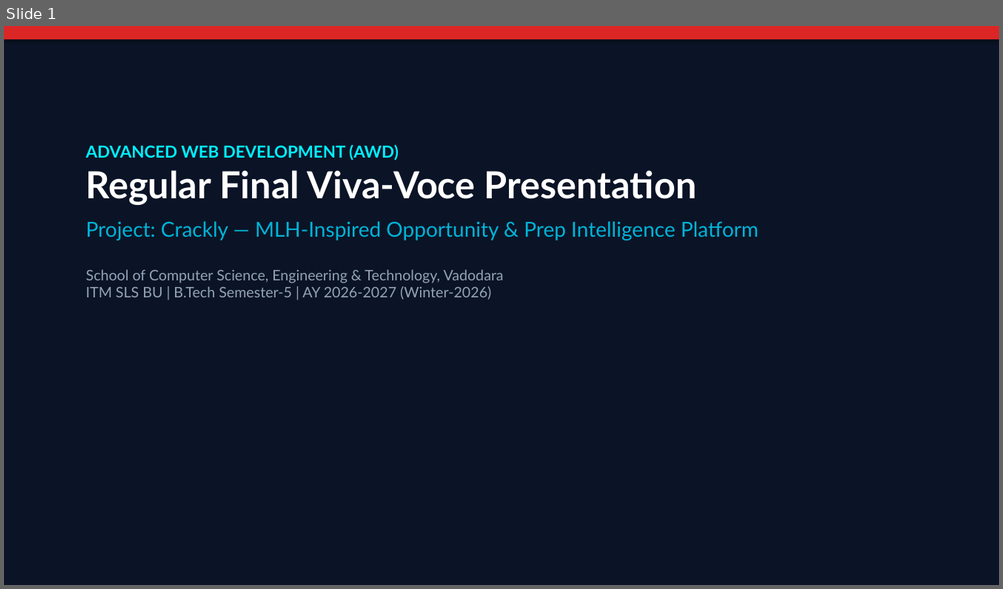
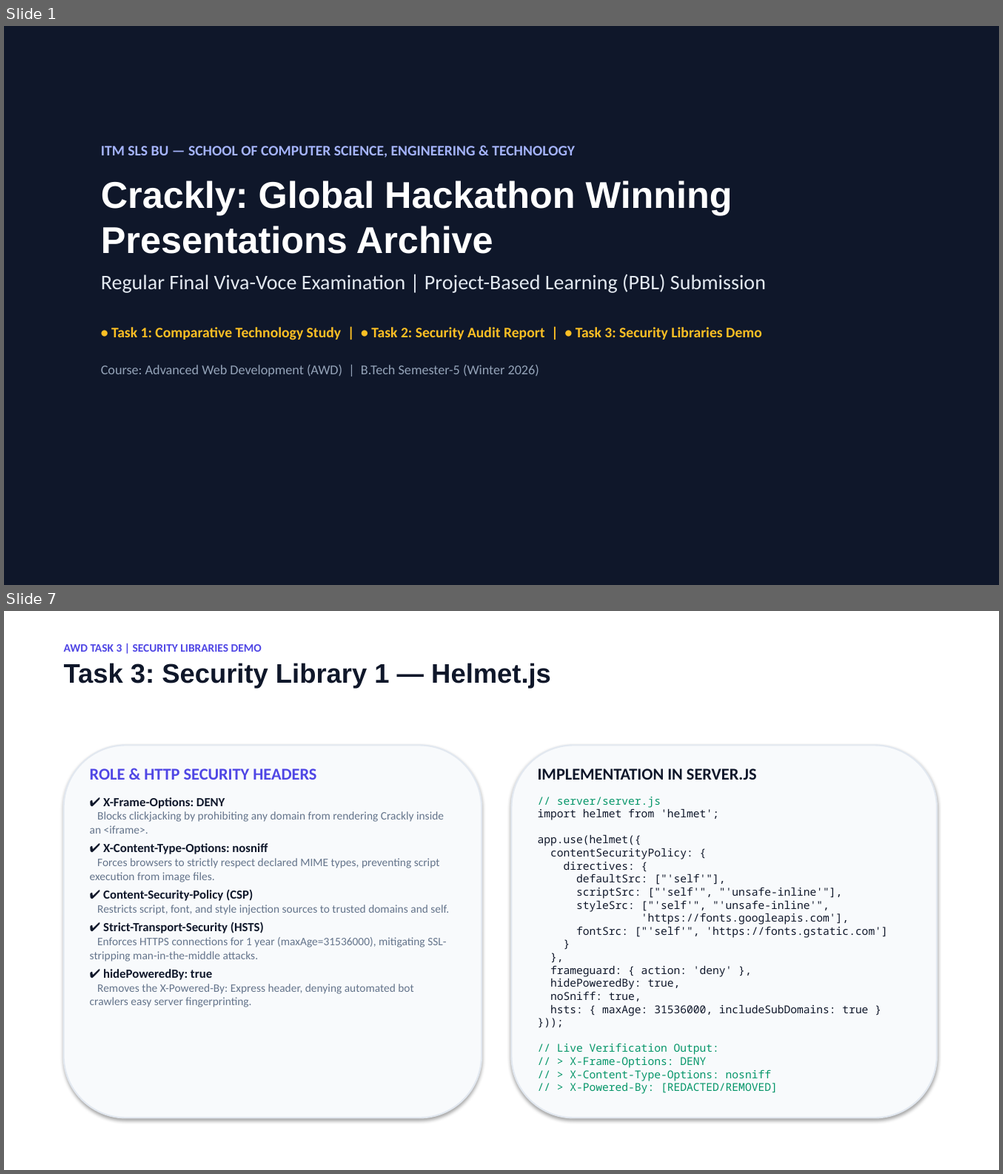
Before and after one commit to ToshalTrivedi/AWD_Project-, a slide deck: docs/AWD_Final_Viva_Presentation_Crackly.pptx. Shown one above the other, each under a label of ours: slide 1 before the commit, slides 1 and 7 after it; the slides between them are not shown. The pictures are 1003x589 and 1003x1174 pixels, drawn with LibreOffice and Linux fonts; fonts in the diff are those of the drawing. Boxes give left, top, right and bottom in pixels: in the first picture for what was removed or moved away, otherwise in the second. Text is boxed around its words. In the diff, an @@ line names an element or a change of style, - is before the commit and + after.

Commit message:
feat(crackly): streamline codebase, update brand favicon, and add AWD viva-voce deliverables (PPT, reports, test suite)

```diff
--- a/docs/AWD_Final_Viva_Presentation_Crackly.pptx
+++ b/docs/AWD_Final_Viva_Presentation_Crackly.pptx
@@ slide 7 added at (4, 611, 999, 1170), background #FFFFFF @@
@@ text added at (64, 644, 551, 689), 26 pt, text #0F172A, bold @@
+AWD TASK 3 | SECURITY LIBRARIES DEMO
+Task 3: Security Library 1 — Helmet.js
@@ rounded rectangle added at (64, 745, 481, 1119), fill #F8FAFC, outline #E2E8F0 1.5 pt @@
@@ rounded rectangle added at (512, 745, 936, 1119), fill #F8FAFC, outline #E2E8F0 1.5 pt @@
@@ text added at (90, 769, 449, 1008), 11 pt, text #64748B @@
+ROLE & HTTP SECURITY HEADERS
+✔ X-Frame-Options: DENY
+Blocks clickjacking by prohibiting any domain from rendering Crackly inside an <iframe>.
+✔ X-Content-Type-Options: nosniff
+Forces browsers to strictly respect declared MIME types, preventing script execution from image files.
+✔ Content-Security-Policy (CSP)
+Restricts script, font, and style injection sources to trusted domains and self.
+✔ Strict-Transport-Security (HSTS)
+Enforces HTTPS connections for 1 year (maxAge=31536000), mitigating SSL-stripping man-in-the-middle attacks.
+✔ hidePoweredBy: true
+Removes the X-Powered-By: Express header, denying automated bot crawlers easy server fingerprinting.
@@ text added at (538, 769, 887, 1094), 10.5 pt, text #0F172A @@
+IMPLEMENTATION IN SERVER.JS
+// server/server.js
+import helmet from 'helmet';
+app.use(helmet({
+contentSecurityPolicy: {
+directives: {
+defaultSrc: ["'self'"],
+scriptSrc: ["'self'", "'unsafe-inline'"],
+styleSrc: ["'self'", "'unsafe-inline'",
+'https://fonts.googleapis.com'],
+fontSrc: ["'self'", 'https://fonts.gstatic.com']
+}
+},
+frameguard: { action: 'deny' },
+hidePoweredBy: true,
+noSniff: true,
+hsts: { maxAge: 31536000, includeSubDomains: true }
+}));
+// Live Verification Output:
+// > X-Frame-Options: DENY
+// > X-Content-Type-Options: nosniff
+// > X-Powered-By: [REDACTED/REMOVED]
@@ slide 1 changed as well @@
@@ rectangle at (4, 26, 999, 585): fill #0B1426 to #0F172A @@
@@ rectangle removed at (4, 26, 999, 39) @@
@@ text at (101, 146, 765, 377): text changed; font Lato to Calibri; text colour #94A3B8 to #FBBF24; bold on @@
-ADVANCED WEB DEVELOPMENT (AWD)
-Regular Final Viva-Voce Presentation
-Project: Crackly — MLH-Inspired Opportunity & Prep Intelligence Platform
-School of Computer Science, Engineering & Technology, Vadodara
-ITM SLS BU | B.Tech Semester-5 | AY 2026-2027 (Winter-2026)
+ITM SLS BU — SCHOOL OF COMPUTER SCIENCE, ENGINEERING & TECHNOLOGY
+Crackly: Global Hackathon Winning Presentations Archive
+Regular Final Viva-Voce Examination | Project-Based Learning (PBL) Submission
+• Task 1: Comparative Technology Study | • Task 2: Security Audit Report | • Task 3: Security Libraries Demo
+Course: Advanced Web Development (AWD) | B.Tech Semester-5 (Winter 2026)
```
Also in this commit, not shown: 8 other slides added, 12 slides removed, 49 other files.
